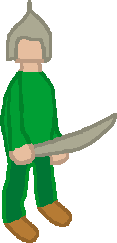
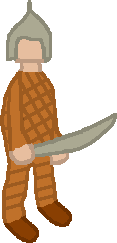
Before/after of a 117 x 243 layered artwork. What changed in the layer stack:
added layer "Wklejona warstwa #1" above "Wklejona warstwa" over [0, 71, 87, 243]
added layer "Wklejona warstwa" above "Warstwa" over [0, 71, 87, 243]
